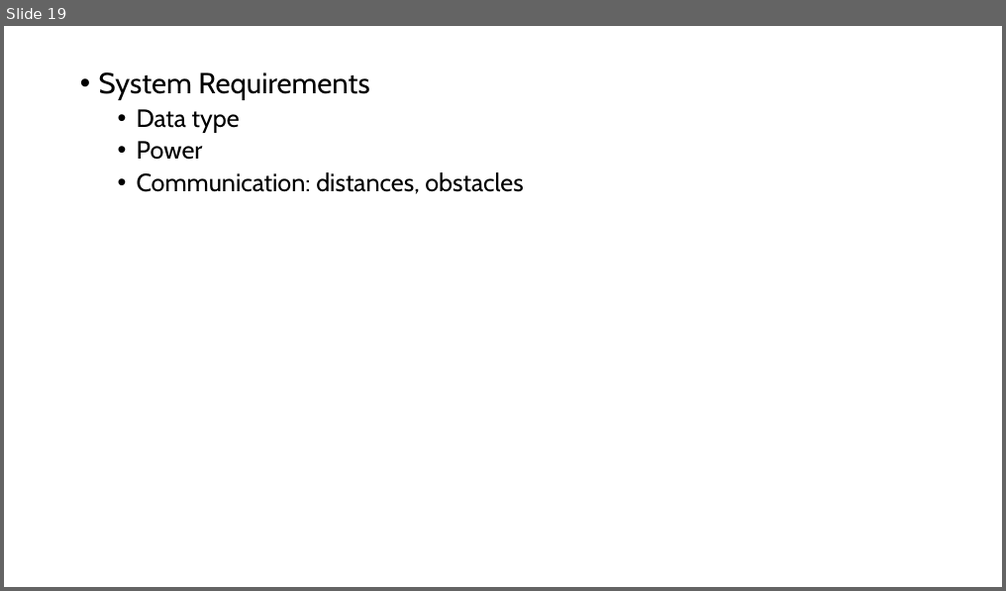
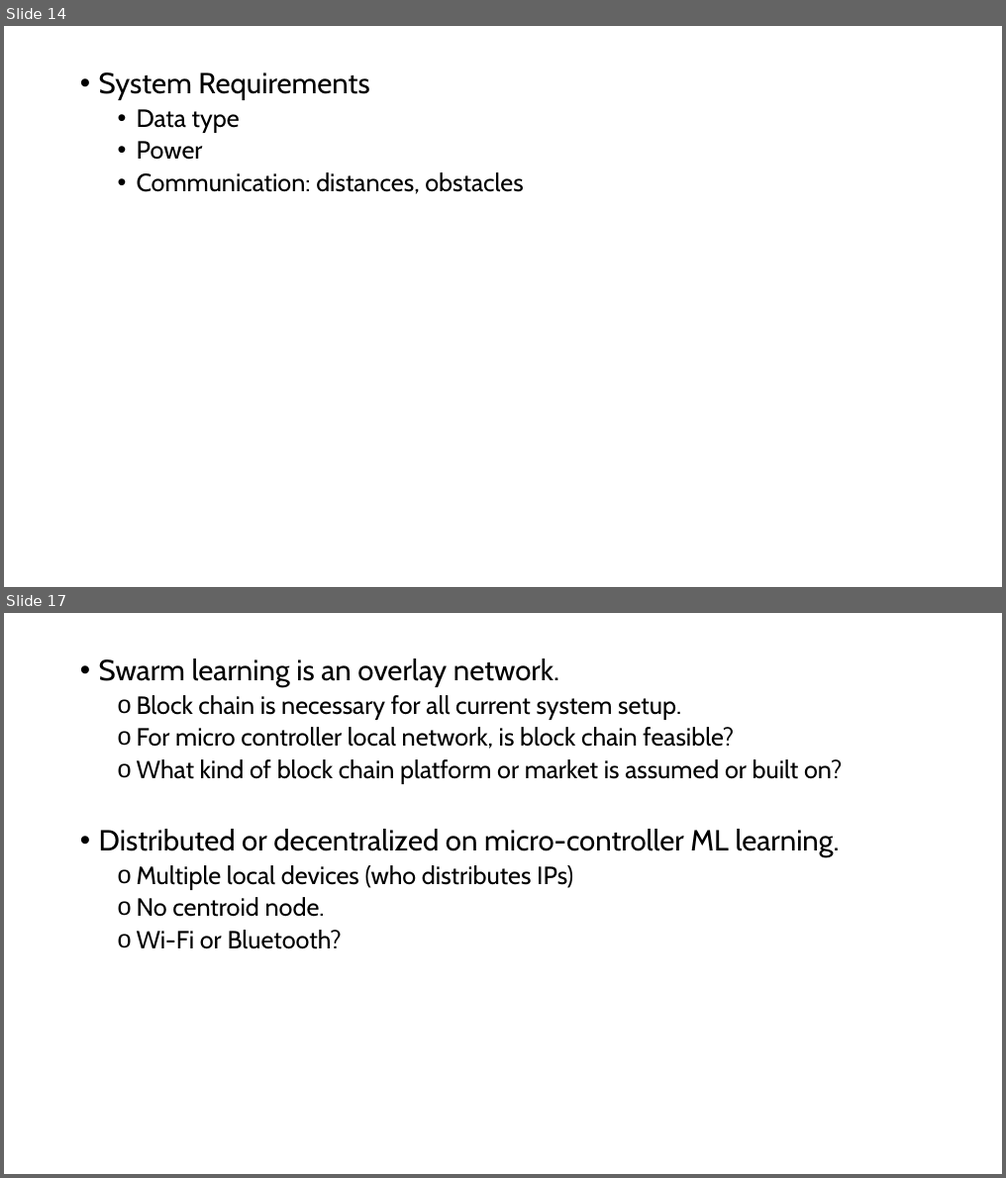
Before and after one commit to GXG-CS/on_device_learning, a slide deck: Swarm TinyML.pptx. Shown one above the other, each under a label of ours: slide 19 before the commit, slides 14 and 17 after it; the slides between them are not shown. The pictures are 1006x591 and 1006x1178 pixels, drawn with LibreOffice and Linux fonts; fonts in the diff are those of the drawing. Boxes give left, top, right and bottom in pixels: in the first picture for what was removed or moved away, otherwise in the second. Text is boxed around its words. In the diff, an @@ line names an element or a change of style, - is before the commit and + after.

```diff
--- a/Swarm TinyML.pptx
+++ b/Swarm TinyML.pptx
@@ slide 17 added at (x1=4, y1=613, x2=1002, y2=1174), background #FFFFFF @@
@@ text added at (x1=99, y1=659, x2=842, y2=950), 24 pt, text #000000 @@
+• Swarm learning is an overlay network.
+  o Block chain is necessary for all current system setup.
+  o For micro controller local network, is block chain feasible?
+  o What kind of block chain platform or market is assumed or built on?
+• Distributed or decentralized on micro-controller ML learning.
+  o Multiple local devices (who distributes IPs)
+  o No centroid node.
+  o Wi-Fi or Bluetooth?
@@ what was slide 19 is now slide 14 @@
```
Also in this commit, not shown: 1 slide changed, 4 other slides added, 13 slides removed.
